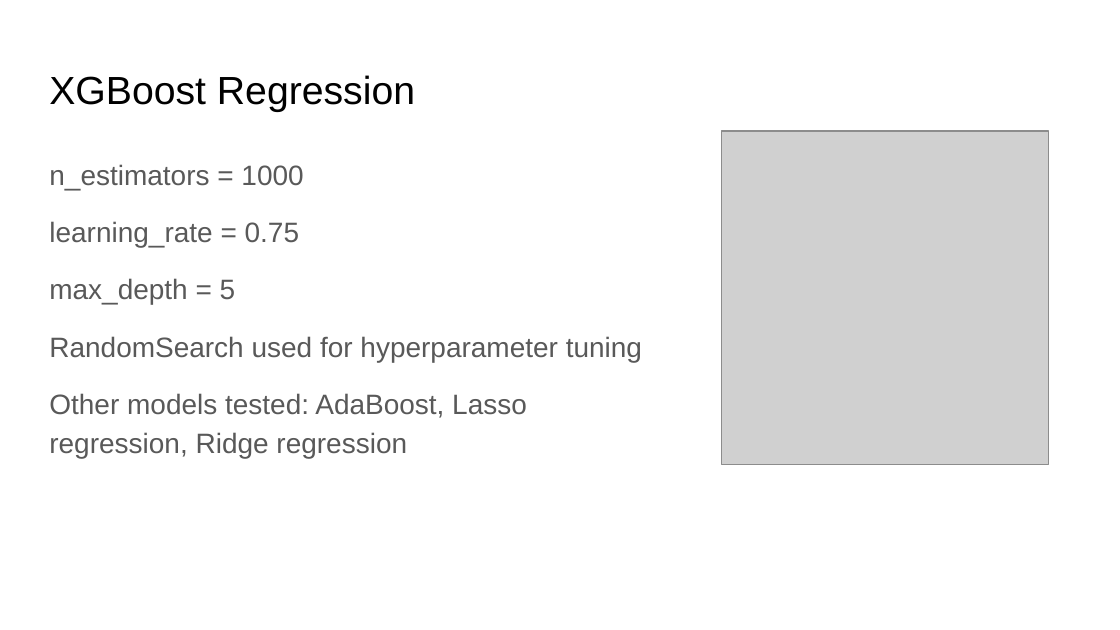
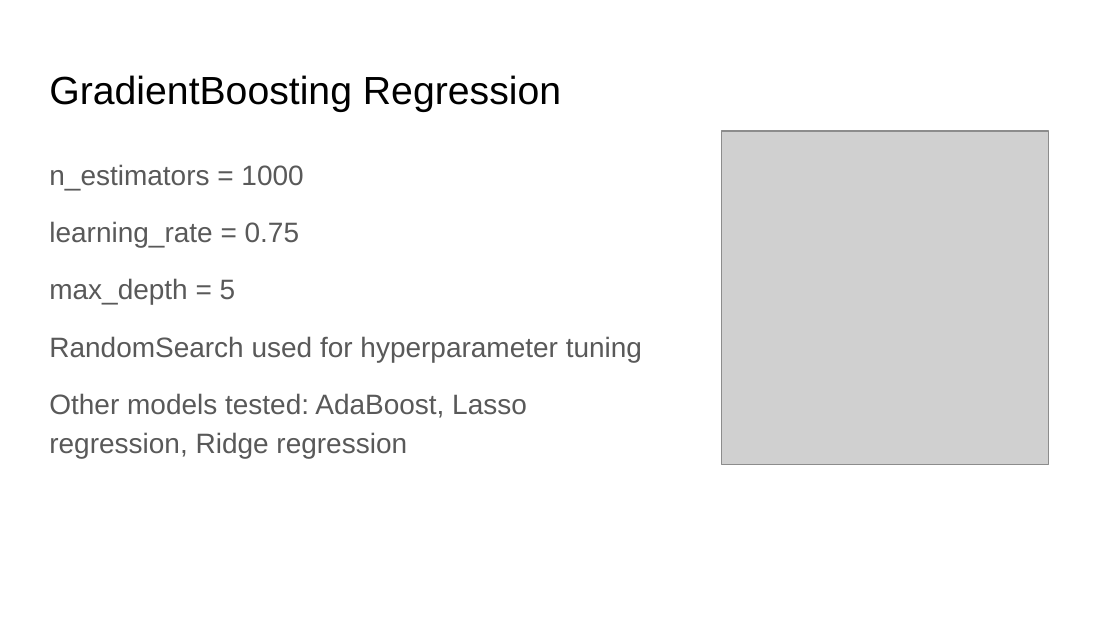
Before and after one commit to vweinblatt123/CF-Project2, a slide deck: slide 8 of CF-Project2.pptx. Drawn at 1120x630 pixels with LibreOffice and Linux fonts; fonts in the diff are those of the drawing; grey boxes stand for pictures. Boxes give left, top, right and bottom in pixels: in the first picture for what was removed or moved away, otherwise in the second. Text is boxed around its words. In the diff, an @@ line names an element or a change of style, - is before the commit and + after.

```diff
--- a/CF-Project2.pptx
+++ b/CF-Project2.pptx
@@ title at [49,75,561,112]: text changed @@
-XGBoost Regression
+GradientBoosting Regression
```
Also in this commit, not shown: 4 other slides changed, 1 slide added, 2 other files.
